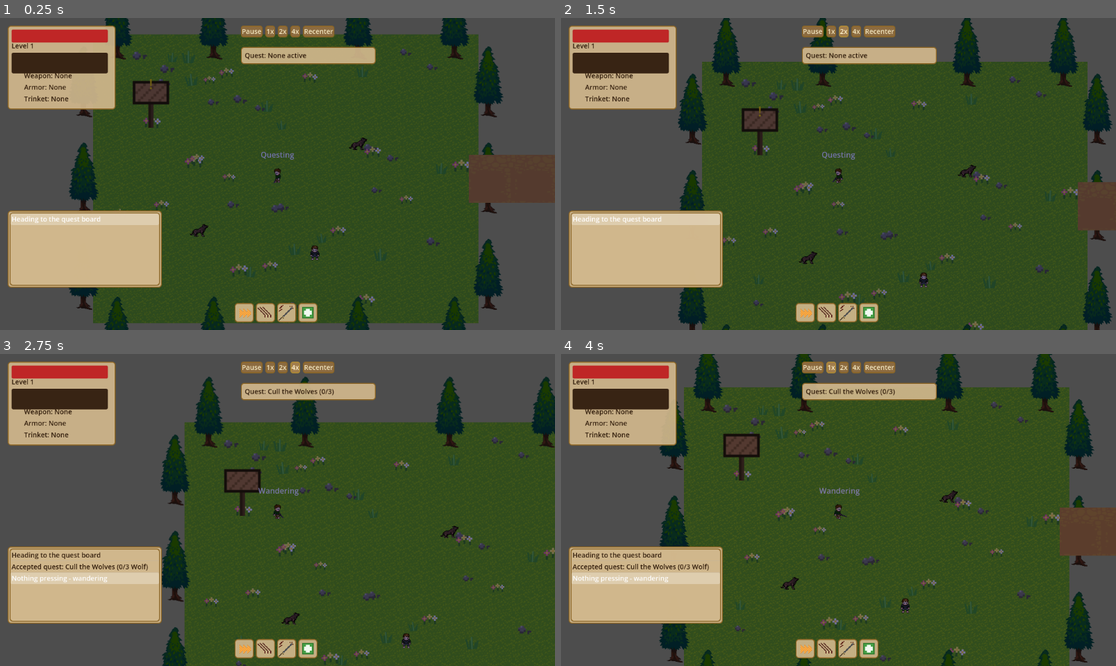
Above: before the commit, frames 1-4 (two rows, left to right).
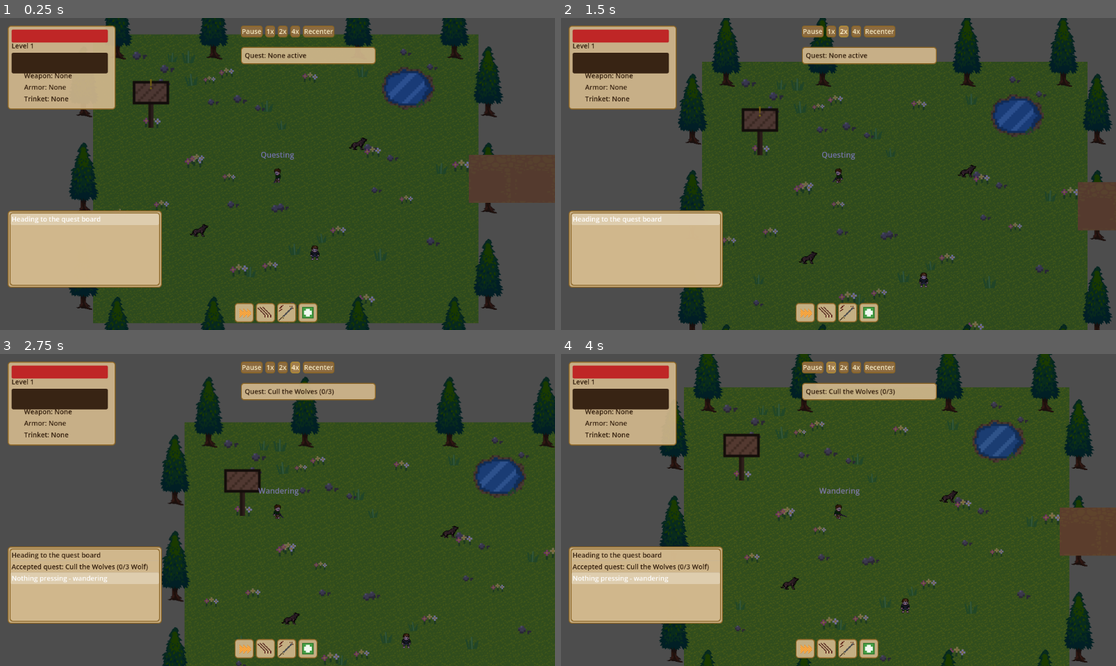
Above: after the commit, the same moments.

Repository: HexaLoid/ai-world-spectator
Game: Godot game, scene res://scenes/Main.tscn
The game is run twice, just before and just after one commit, with the same random seed, the same clock (stepped at 60 frames per second) and the same inputs.
Inputs:
- Up to frame 1 (0.25 s): no input
- Up to frame 2 (1.5 s): click "1x" at 0.5 s; click "2x" at 1.25 s
- Up to frame 3 (2.75 s): click "4x" at 2 s
- Up to frame 4 (4 s): click "Recenter" at 2.75 s; click "1x" at 3.5 s

The runs differ from the first frame. In frame 1, 0.9% of the frame differs, in the area x 68-79%, y 15-30%; in frame 2, 0.9%; in frame 3, 0.9%; in frame 4, 0.9%, in the area x 74-84%, y 21-35%.

Commit message:
Add a decorative pond to each outdoor zone
Water was called out as a nice-to-have in the terrain upgrade but held
back there due to the risk/effort of chroma-keying irregular shapes out
of the LPC atlas's colored background boxes. Sidesteps that entirely by
drawing the pond as new pixel art (same technique as the ability/quest
icons and the flower/rock/grass-tuft decorations), giving full control
over the transparency instead of extracting one.

One pond each in Thornfield Meadow and Blackthorn Forest, hand-placed
in open spots clear of spawn points/the quest board rather than via the
random decoration scatter (a big feature like this reads better
deliberately placed than randomly dropped). Blackthorn's is tinted
slightly toward its darker palette, matching the zone's existing ground/
tree tinting technique. No pond in Sundered Crypt - doesn't fit a dungeon
room. Purely cosmetic, like every other decoration node.

Verified live (Godot 4.7 under Xvfb): both ponds render correctly over
the new terrain, and a follow-up ~1.5 minute unattended run shows no
script errors or behavior regressions.

Co-Authored-By: Claude Sonnet 5 <noreply@anthropic.com>
Claude-Session: https://claude.ai/code/session_01Fc5c8NBqk5Mn1GjT4akzDk

Diff:
--- a/scenes/world/BlackthornForest.tscn
+++ b/scenes/world/BlackthornForest.tscn
@@ -9,6 +9,7 @@
 [ext_resource type="Script" path="res://scripts/world/decoration_scatter.gd" id="7_decor"]
 [ext_resource type="Texture2D" path="res://assets/tiles/decor_grass_tuft.png" id="8_tuft"]
 [ext_resource type="Texture2D" path="res://assets/tiles/decor_rock.png" id="9_rock"]
+[ext_resource type="Texture2D" path="res://assets/tiles/decor_pond.png" id="10_pond"]
 
 [node name="BlackthornForest" type="Node2D"]
 
@@ -32,6 +33,12 @@
 count = 30
 area_min = Vector2(-370, -270)
 area_max = Vector2(370, 270)
+
+[node name="Pond" type="Sprite2D" parent="."]
+modulate = Color(0.75, 0.85, 0.8, 1.0)
+texture = ExtResource("10_pond")
+position = Vector2(-230, -170)
+scale = Vector2(1.3, 1.3)
 
 [node name="SpawnPointWolf1" parent="." instance=ExtResource("1_spawnpoint")]
 position = Vector2(150, -80)
--- a/scenes/world/ThornfieldMeadow.tscn
+++ b/scenes/world/ThornfieldMeadow.tscn
@@ -11,6 +11,7 @@
 [ext_resource type="Texture2D" path="res://assets/tiles/decor_flowers.png" id="9_flowers"]
 [ext_resource type="Texture2D" path="res://assets/tiles/decor_grass_tuft.png" id="10_tuft"]
 [ext_resource type="Texture2D" path="res://assets/tiles/decor_rock.png" id="11_rock"]
+[ext_resource type="Texture2D" path="res://assets/tiles/decor_pond.png" id="12_pond"]
 
 [node name="ThornfieldMeadow" type="Node2D"]
 
@@ -33,6 +34,11 @@
 count = 45
 area_min = Vector2(-370, -270)
 area_max = Vector2(370, 270)
+
+[node name="Pond" type="Sprite2D" parent="."]
+texture = ExtResource("12_pond")
+position = Vector2(250, -190)
+scale = Vector2(1.4, 1.4)
 
 [node name="QuestGiver" parent="." instance=ExtResource("6_questgiver")]
 position = Vector2(-280, -160)
Binary file added: assets/tiles/decor_pond.png
Not shown, added: assets/tiles/decor_pond.png.import
